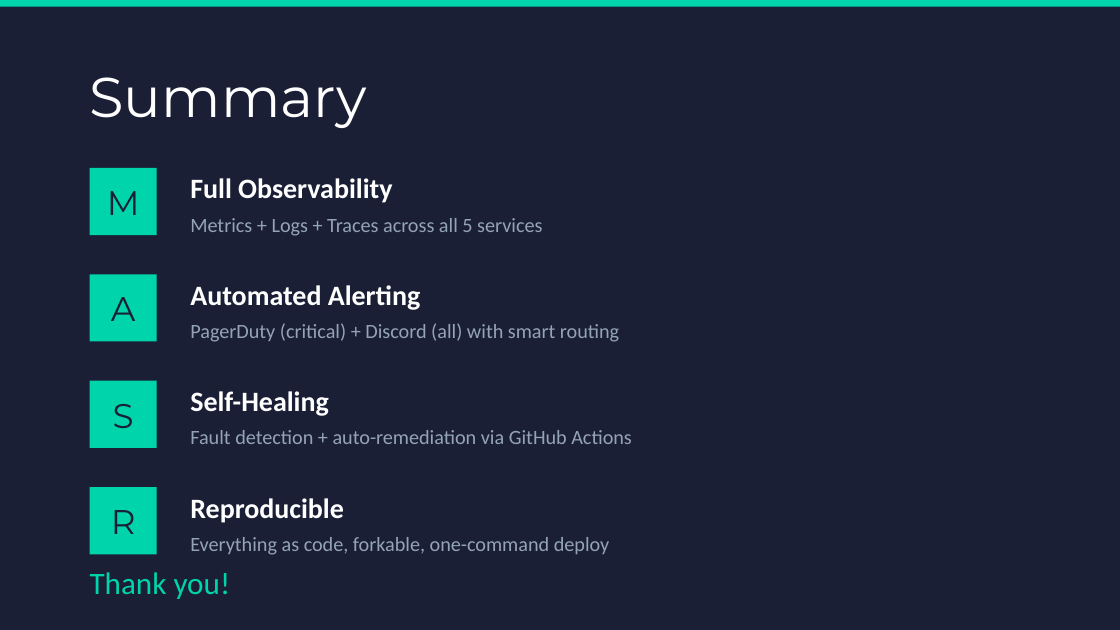
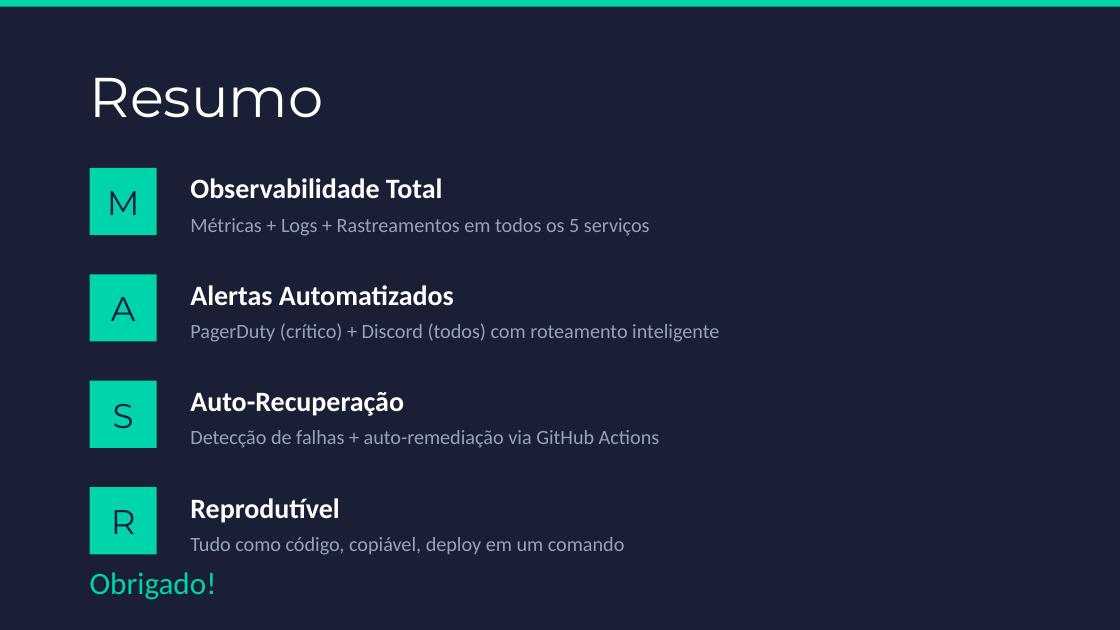
Before and after one commit to rivachef/TC4-ToggleMaster, a slide deck: slide 13 of docs/ToggleMaster-Phase4-Presentation.pptx. Drawn at 1120x630 pixels with LibreOffice and Linux fonts; fonts in the diff are those of the drawing. Boxes give left, top, right and bottom in pixels: in the first picture for what was removed or moved away, otherwise in the second. Text is boxed around its words. In the diff, an @@ line names an element or a change of style, - is before the commit and + after.

```diff
--- a/docs/ToggleMaster-Phase4-Presentation.pptx
+++ b/docs/ToggleMaster-Phase4-Presentation.pptx
@@ text at [90, 77, 324, 118]: text changed @@
-Summary
+Resumo
@@ text at [190, 178, 443, 198]: text changed @@
-Full Observability
+Observabilidade Total
@@ text at [190, 218, 650, 236]: text changed @@
-Metrics + Logs + Traces across all 5 services
+Métricas + Logs + Rastreamentos em todos os 5 serviços
@@ text at [190, 285, 454, 306]: text changed @@
-Automated Alerting
+Alertas Automatizados
@@ text at [190, 323, 719, 342]: text changed @@
-PagerDuty (critical) + Discord (all) with smart routing
+PagerDuty (crítico) + Discord (todos) com roteamento inteligente
@@ text at [190, 392, 404, 416]: text changed @@
-Self-Healing
+Auto-Recuperação
@@ text at [190, 430, 660, 448]: text changed @@
-Fault detection + auto-remediation via GitHub Actions
+Detecção de falhas + auto-remediação via GitHub Actions
@@ text at [190, 498, 339, 523]: text changed @@
-Reproducible
+Reprodutível
@@ text at [190, 537, 625, 555]: text changed @@
-Everything as code, forkable, one-command deploy
+Tudo como código, copiável, deploy em um comando
@@ text at [90, 572, 217, 600]: text changed @@
-Thank you!
+Obrigado!
```
Also in this commit, not shown: 12 other slides changed, 1 other file.
